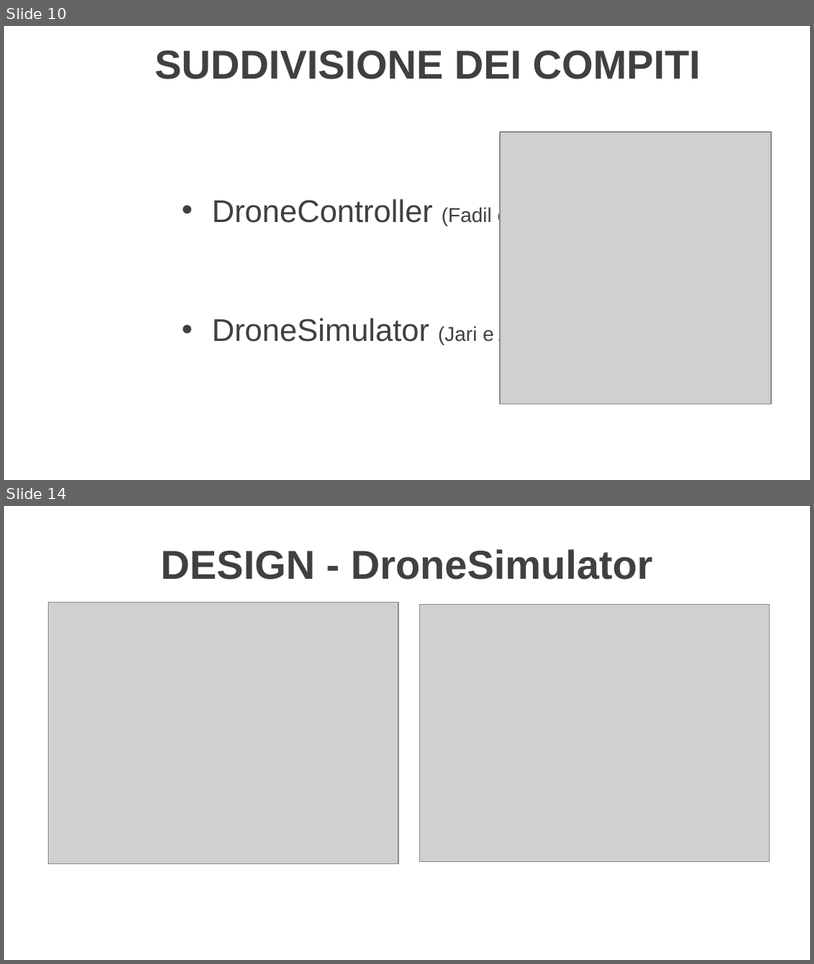
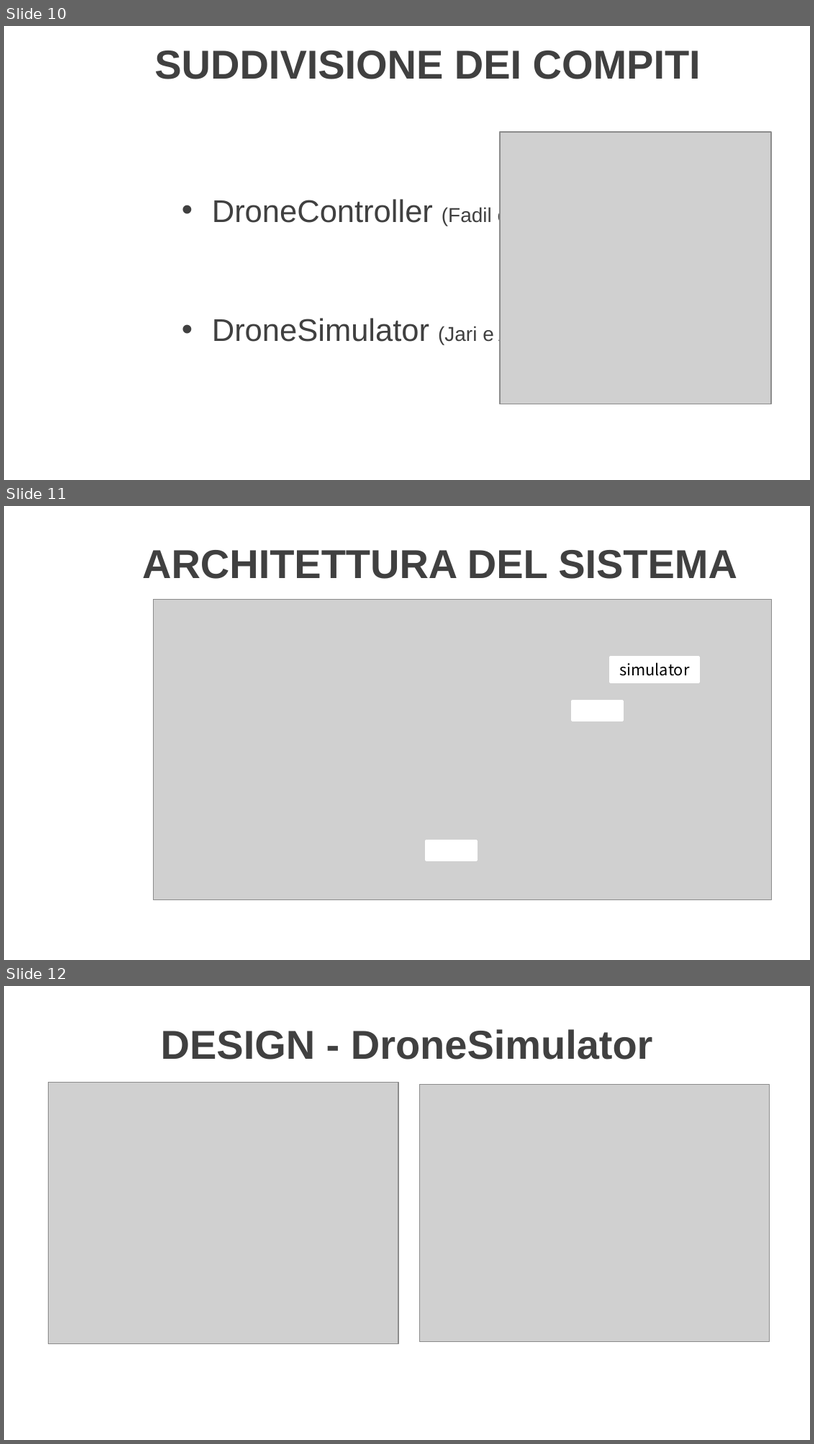
Before and after one commit to LuMug/DroneControlSystem, a slide deck: docs/Presentazione.pptx. Shown one above the other, each under a label of ours: slides 10 and 14 before the commit, slides 10, 11 and 12 after it; the slides between them are not shown. The pictures are 814x964 and 814x1444 pixels, drawn with LibreOffice and Linux fonts; fonts in the diff are those of the drawing; grey boxes stand for pictures; background and template pictures are left out. Boxes give left, top, right and bottom in pixels: in the first picture for what was removed or moved away, otherwise in the second. Text is boxed around its words. In the diff, an @@ line names an element or a change of style, - is before the commit and + after.

```diff
--- a/docs/Presentazione.pptx
+++ b/docs/Presentazione.pptx
@@ slide 11 added at bbox=[4, 506, 810, 960], background picture (left out) @@
@@ title added at bbox=[142, 550, 738, 579], 36 pt, text #404040, bold @@
+ARCHITETTURA DEL SISTEMA
@@ picture added at bbox=[153, 600, 772, 900] @@
@@ rectangle added at bbox=[610, 656, 699, 682], fill #FFFFFF, outline #FFFFFF 2 pt, 14 pt, text #000000 @@
+simulator
@@ rectangle added at bbox=[573, 701, 623, 721], fill #FFFFFF, outline #FFFFFF 2 pt @@
@@ rectangle added at bbox=[427, 841, 477, 860], fill #FFFFFF, outline #FFFFFF 2 pt @@
@@ what was slide 14 is now slide 12 @@
```
Also in this commit, not shown: 3 slides changed, 1 other slide added, 1 slide removed.
